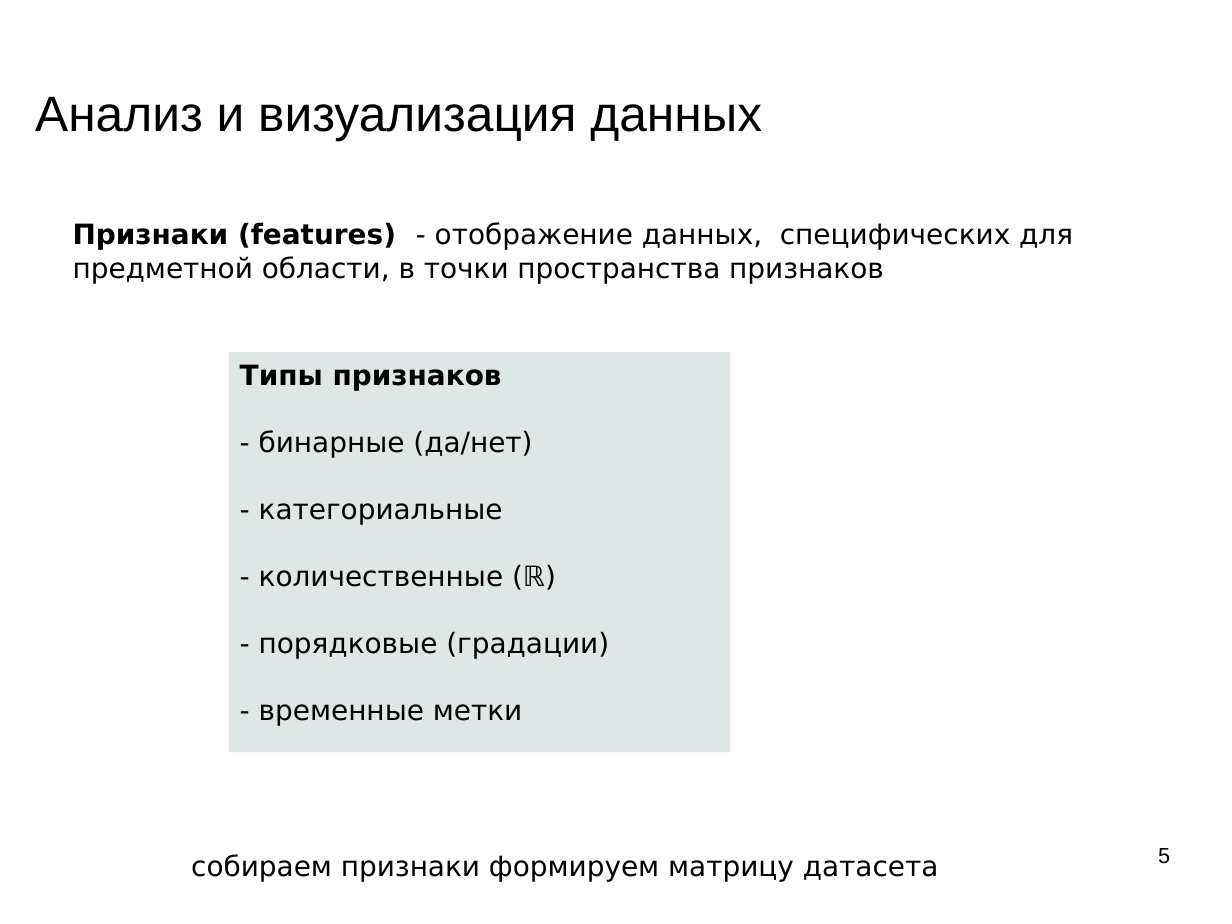
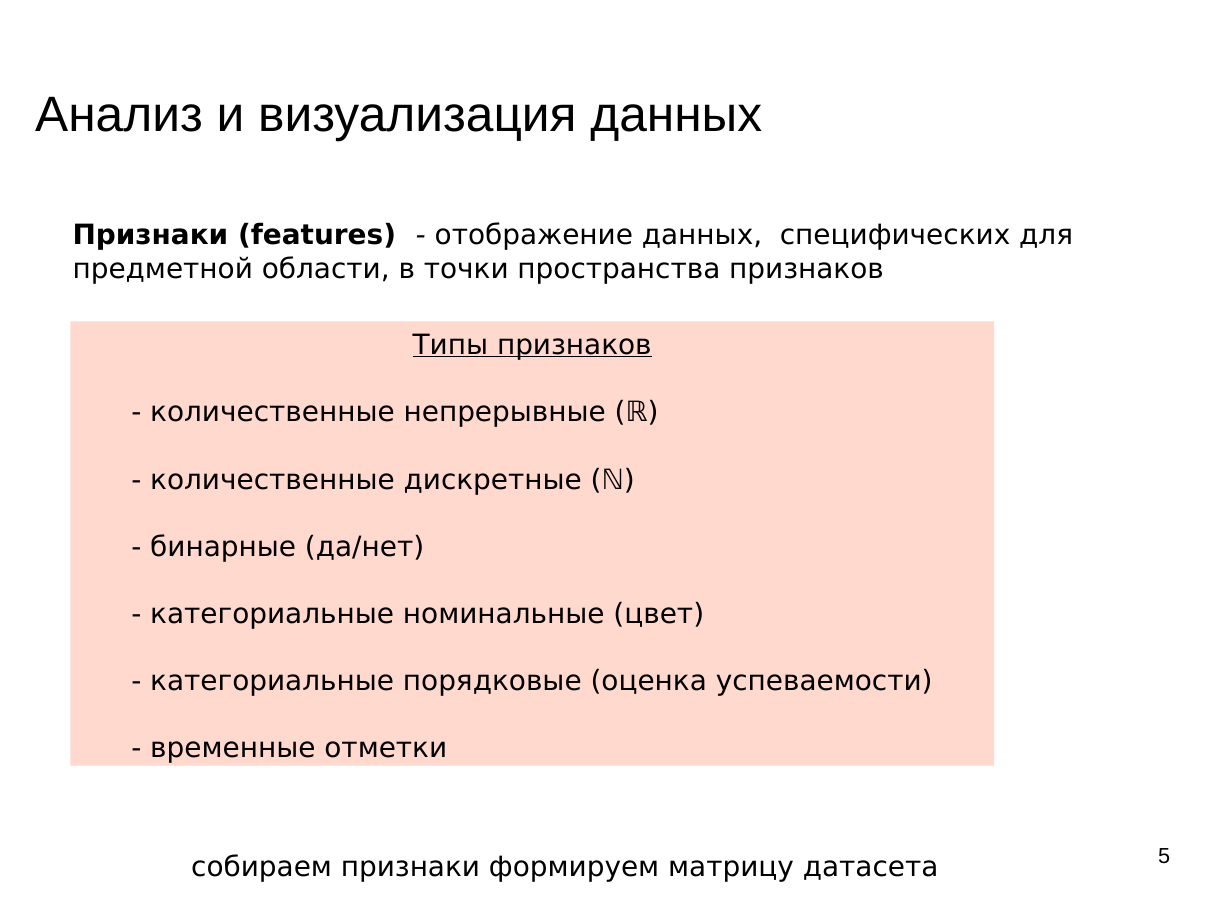
Before and after one commit to mechanoid5/ml_lectorium_2026_I, a slide deck: slide 5 of 04-eda.odp. Drawn at 1232x924 pixels with LibreOffice and Linux fonts; fonts in the diff are those of the drawing; background and template pictures are left out. Boxes give left, top, right and bottom in pixels: in the first picture for what was removed or moved away, otherwise in the second. Text is boxed around its words. In the diff, an @@ line names an element or a change of style, - is before the commit and + after.

```diff
--- a/04-eda.odp
+++ b/04-eda.odp
@@ rectangle "Типы признаков": place and size @@
-rectangle "Типы признаков" at (229,352,731,752)
+rectangle "Типы признаков" at (70,322,995,766)
@@ rectangle "Типы признаков" at (70,322,995,766): fill #DEE7E5 to #FFD8CE @@
@@ text in rectangle at (413,333,652,360): bold off, underline on in "Типы признаков"; alignment left to centre @@
@@ text in rectangle at (150,399,659,494): paragraphs added @@
+- количественные непрерывные (ℝ)
+- количественные дискретные (ℕ)
@@ text in rectangle at (150,601,933,762): text changed @@
-- категориальные
-- количественные (ℝ)
-- порядковые (градации)
-- временные метки
+- категориальные номинальные (цвет)
+- категориальные порядковые (оценка успеваемости)
+- временные отметки
```
Also in this commit, not shown: 13 other slides changed, 2 other files.
